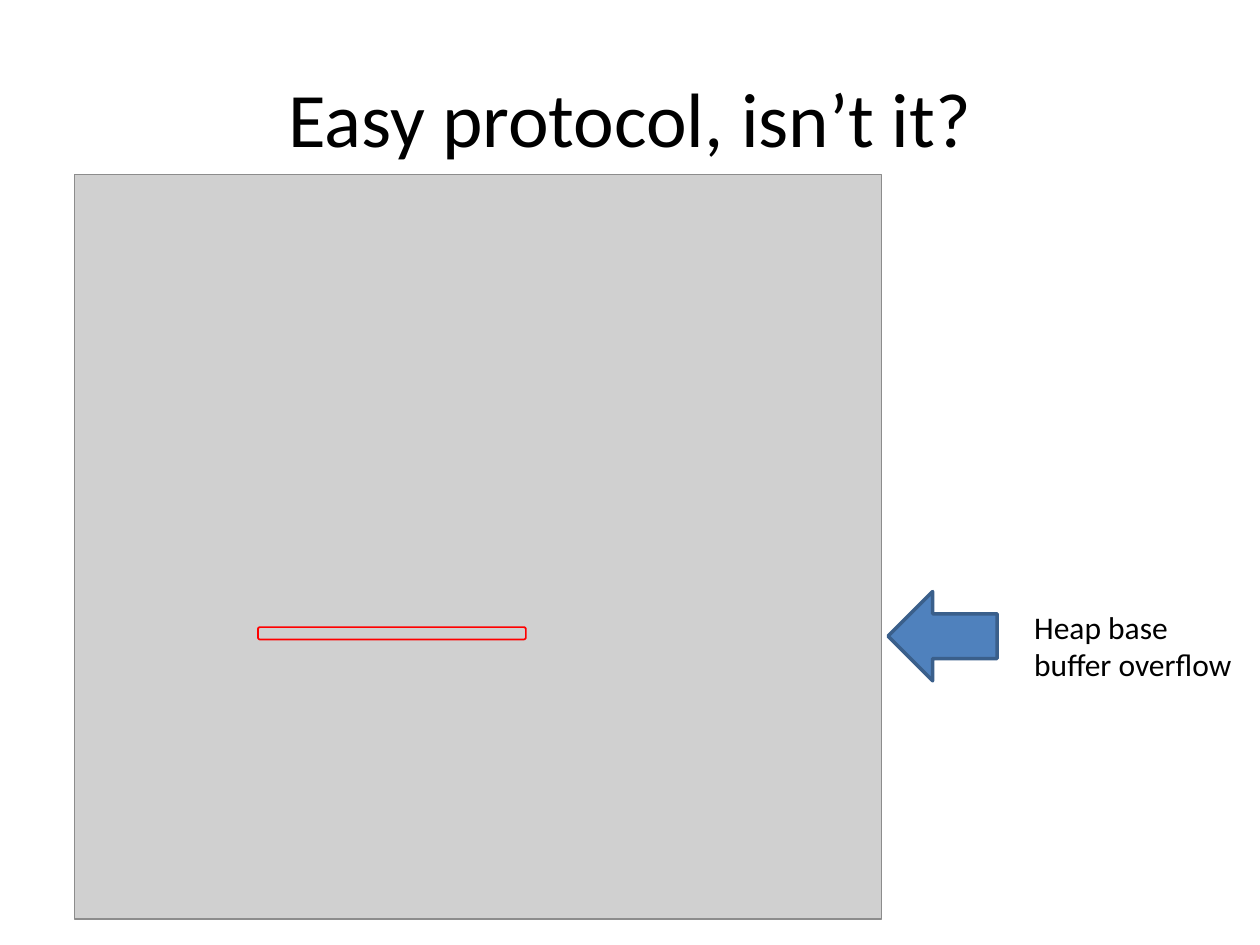
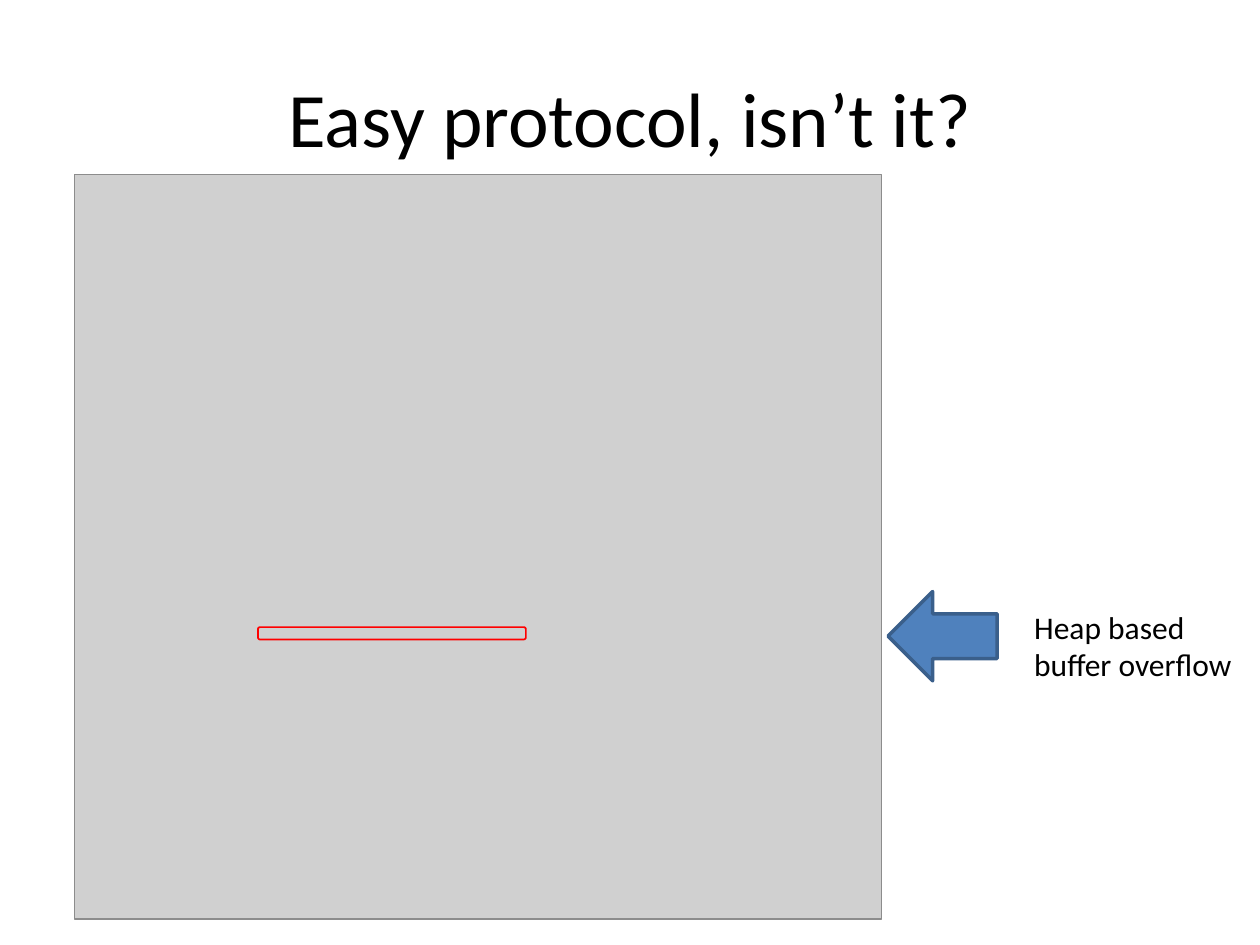
Before and after one commit to elvanderb/TCP-32764, a slide deck: slide 18 of backdoor_description.pptx. Drawn at 1260x945 pixels with LibreOffice and Linux fonts; fonts in the diff are those of the drawing; grey boxes stand for pictures. Boxes give left, top, right and bottom in pixels: in the first picture for what was removed or moved away, otherwise in the second. Text is boxed around its words. In the diff, an @@ line names an element or a change of style, - is before the commit and + after.

```diff
--- a/backdoor_description.pptx
+++ b/backdoor_description.pptx
@@ text at [1034,617,1232,677]: text changed @@
-Heap base buffer overflow
+Heap based buffer overflow
```
Also in this commit, not shown: 1 other slide changed, 1 other file.
